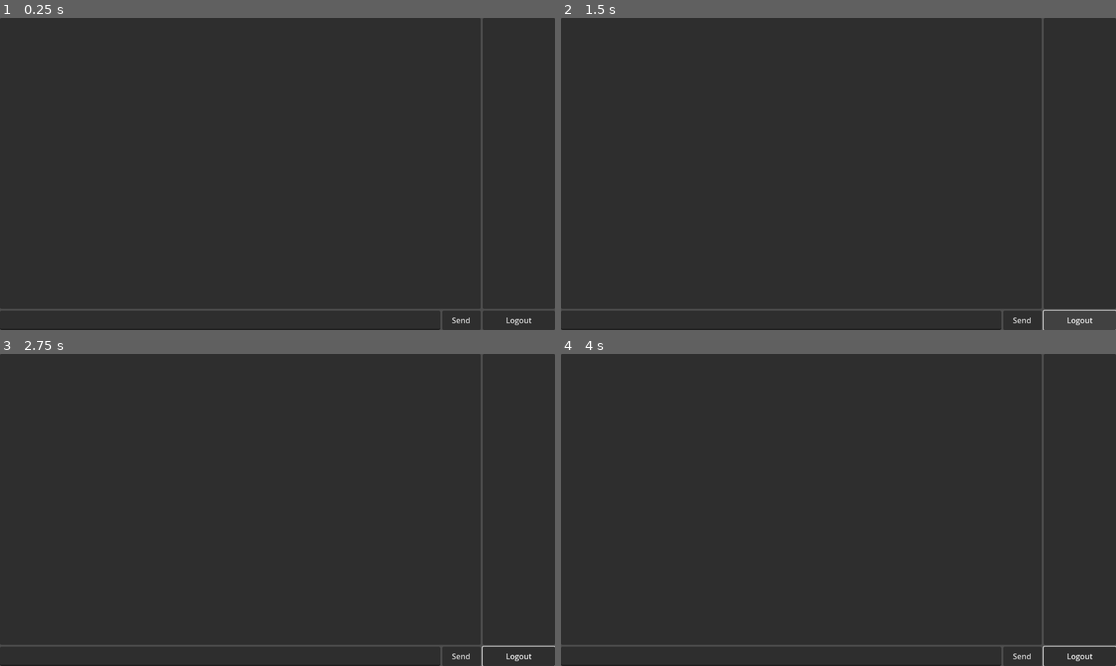
Above: before the commit, frames 1-4 (two rows, left to right).
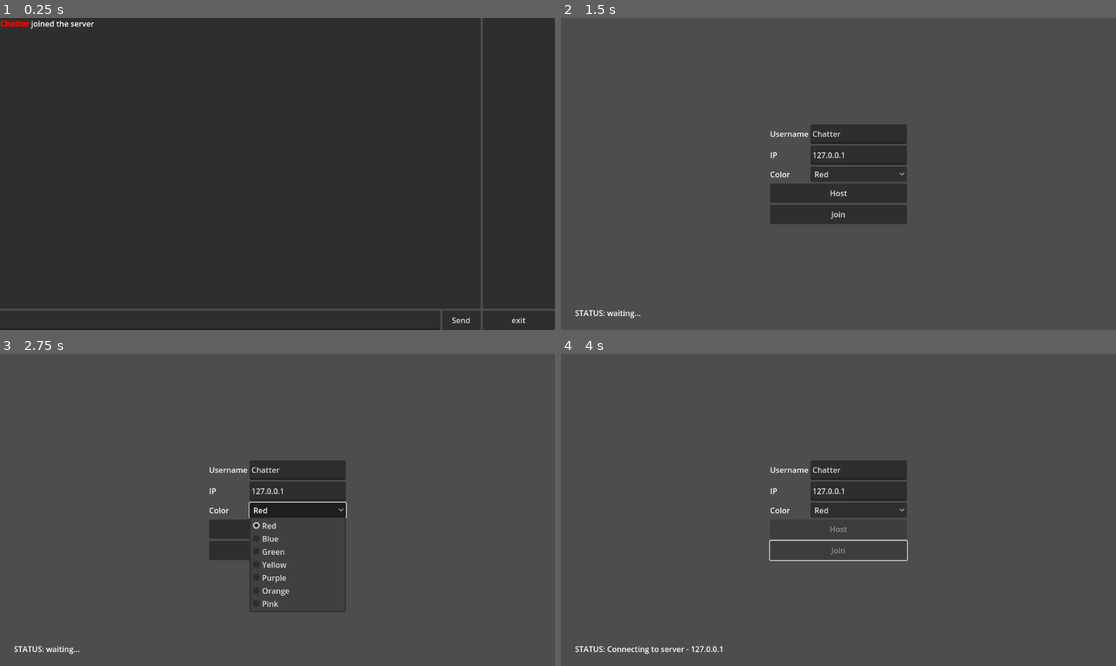
Above: after the commit, the same moments.

Repository: Tom3s/wildest-cards
Game: Godot game, scene res://Chatroom.tscn
Two runs of this game, one before a commit and one after it. Both use one fixed random seed, a clock stepped at 60 frames per second and the inputs below. The project has no main scene, so this scene is started directly.
Inputs (mouse positions are in pixels of both pictures, inside the frame that each line leads up to):
- Up to frame 1 (0.25 s): no input
- Up to frame 2 (1.5 s): click "Send" at 0.5 s; click (1077, 320) at 1.25 s, where only the run before the commit has a clickable "Logout"
- Up to frame 3 (2.75 s): click (299, 510) at 2 s, where only the run after the commit has a clickable "Red"
- Up to frame 4 (4 s): click (838, 528) at 2.75 s, where only the run after the commit has a clickable "Host"; click (838, 550) at 3.5 s, where only the run after the commit has a clickable "Join"

The runs differ from the first frame. In frame 1, 0.3% of the frame differs, in the area x 0-96%, y 0-99%; in frame 2, 92%; in frame 3, 90%; in frame 4, 93%, in the area x 0-100%, y 0-100%.

Commit message:
Simple chat room
This is the base of the game. It's gonna be online yee

Diff:
--- /dev/null
+++ b/Chatroom.gd
@@ -0,0 +1,59 @@
+extends Control
+class_name Chatroom
+
+
+@onready var chatHistory: RichTextLabel = %ChatHistory
+@onready var userList: ItemList = %UserList
+@onready var textMessage: LineEdit = %TextMessage
+@onready var sendButton: Button = %SendButton
+@onready var exitButton: Button = %ExitButton
+
+func _ready():
+	connectSignals()
+
+	if (get_tree().get_multiplayer().get_unique_id() == 1):
+		onNetwork_userListNeedsUpdate()
+
+	rpc("recordChatMessage", "[b][color=" + Network.userColor.to_lower() + "]" + Network.username + "[/color][/b] joined the server\n")
+
+func connectSignals():
+	sendButton.pressed.connect(onSendButton_pressed)
+	exitButton.pressed.connect(onExitButton_pressed)
+
+	textMessage.text_submitted.connect(onTextMessage_textSubmitted)
+
+	Network.userListNeedsUpdate.connect(onNetwork_userListNeedsUpdate)
+	get_tree().get_multiplayer().peer_disconnected.connect(onUserLeftServer)
+
+func onSendButton_pressed():
+	var rawMessage = textMessage.text
+	if (rawMessage != "" and rawMessage != "\n"):
+		rpc("recordChatMessage", getFormattedMessage())
+		# chatHistory.text += getFormattedMessage()
+	textMessage.text = ""
+
+@rpc("any_peer", "call_local", "unreliable")
+func recordChatMessage(message: String):
+	chatHistory.text += message
+	chatHistory.scroll_to_line(chatHistory.get_line_count())
+
+func getFormattedMessage():
+	return "[b][color=" + Network.userColor.to_lower() + "]" + Network.username + "[/color][/b]: " + textMessage.text + ("" if (textMessage.text.ends_with("\n")) else "\n")
+
+func onExitButton_pressed():
+	Network.closeConnection()
+
+func onTextMessage_textSubmitted(_newText: String):
+	onSendButton_pressed()
+
+func onNetwork_userListNeedsUpdate():
+	userList.clear()
+	for userId in Network.userList:
+		userList.add_item(Network.userList[userId])
+
+func onUserLeftServer(id: int):
+	print("[Chatroom.gd] User with id", id, "left the server")
+	# rpc("recordChatMessage", "[b][color=" + Network.userColor.to_lower() + "]" + Network.username + "[/color][/b] left the server\n")
+	recordChatMessage("[b][i][color=#cccccc]" + Network.userList[str(id)] + " left the server[/color][/i][/b]\n")
+	Network.userList.erase(str(id))
+	onNetwork_userListNeedsUpdate()
--- a/Chatroom.tscn
+++ b/Chatroom.tscn
@@ -1,11 +1,6 @@
-[gd_scene load_steps=3 format=3 uid="uid://dibjrhe4twjxm"]
+[gd_scene load_steps=2 format=3 uid="uid://dibjrhe4twjxm"]
 
-[sub_resource type="InputEventKey" id="InputEventKey_yd48w"]
-device = -1
-keycode = 4194309
-
-[sub_resource type="Shortcut" id="Shortcut_e1w4l"]
-events = [SubResource("InputEventKey_yd48w")]
+[ext_resource type="Script" path="res://Chatroom.gd" id="1_6465m"]
 
 [node name="Chatroom" type="Control"]
 layout_mode = 3
@@ -14,6 +9,7 @@
 anchor_bottom = 1.0
 grow_horizontal = 2
 grow_vertical = 2
+script = ExtResource("1_6465m")
 
 [node name="VBoxContainer" type="VBoxContainer" parent="."]
 layout_mode = 1
@@ -32,15 +28,18 @@
 layout_mode = 2
 size_flags_horizontal = 3
 
-[node name="RichTextLabel" type="RichTextLabel" parent="VBoxContainer/HBoxContainer/Panel"]
+[node name="ChatHistory" type="RichTextLabel" parent="VBoxContainer/HBoxContainer/Panel"]
+unique_name_in_owner = true
 layout_mode = 1
 anchors_preset = 15
 anchor_right = 1.0
 anchor_bottom = 1.0
 grow_horizontal = 2
 grow_vertical = 2
+bbcode_enabled = true
 
-[node name="ItemList" type="ItemList" parent="VBoxContainer/HBoxContainer"]
+[node name="UserList" type="ItemList" parent="VBoxContainer/HBoxContainer"]
+unique_name_in_owner = true
 custom_minimum_size = Vector2(150, 0)
 layout_mode = 2
 size_flags_horizontal = 8
@@ -50,19 +49,21 @@
 layout_mode = 2
 size_flags_vertical = 8
 
-[node name="LineEdit" type="LineEdit" parent="VBoxContainer/HBoxContainer2"]
+[node name="TextMessage" type="LineEdit" parent="VBoxContainer/HBoxContainer2"]
+unique_name_in_owner = true
 layout_mode = 2
 size_flags_horizontal = 3
 
 [node name="SendButton" type="Button" parent="VBoxContainer/HBoxContainer2"]
+unique_name_in_owner = true
 custom_minimum_size = Vector2(80, 0)
 layout_mode = 2
 size_flags_horizontal = 8
-shortcut = SubResource("Shortcut_e1w4l")
 text = "Send"
 
-[node name="LogoutButton" type="Button" parent="VBoxContainer/HBoxContainer2"]
+[node name="ExitButton" type="Button" parent="VBoxContainer/HBoxContainer2"]
+unique_name_in_owner = true
 custom_minimum_size = Vector2(150, 0)
 layout_mode = 2
 size_flags_horizontal = 8
-text = "Logout"
+text = "exit"
--- /dev/null
+++ b/Global/Network.gd
@@ -0,0 +1,60 @@
+extends Node
+
+const PORT = 8765
+const MAX_PLAYERS = 32
+
+signal userListNeedsUpdate()
+
+var username: String = "Chatter"
+var userColor: String = "Red"
+
+var userList: Dictionary = {}
+
+func _ready():
+	get_tree().get_multiplayer().connected_to_server.connect(onConnectedToServer)
+	get_tree().get_multiplayer().server_disconnected.connect(onServerDisconnected)
+
+func onConnectedToServer():
+	print("[Network.gd] Connected to server")
+	var id = get_tree().get_multiplayer().get_unique_id()
+	var clientData = [str(id), username]
+	rpc_id(1, "setUserData", clientData)
+	changeToChatroom()
+
+@rpc("any_peer", "call_local", "unreliable")
+func setUserData(data):
+	userList[str(data[0])] = data[1]
+	userListNeedsUpdate.emit()
+	rpc("updateUserList", userList)
+
+@rpc("any_peer", "call_local", "unreliable")
+func updateUserList(updatedUserList):
+	userList = updatedUserList
+	userListNeedsUpdate.emit()
+
+func onServerDisconnected():
+	print("[Network.gd] Server closed connection")
+	OS.alert("Server closed connection", "Error")
+	changeToOnlineMenu()
+
+func hostServer():
+	var server := ENetMultiplayerPeer.new()
+	server.create_server(PORT, MAX_PLAYERS)
+
+	get_tree().get_multiplayer().multiplayer_peer = server
+
+	# to close:
+	# .multiplayer_peer = null
+
+	changeToChatroom()
+
+func changeToChatroom():
+	get_tree().change_scene_to_file("res://Chatroom.tscn")
+
+func closeConnection():
+	get_tree().get_multiplayer().multiplayer_peer = null
+	userList.clear()
+	changeToOnlineMenu()
+
+func changeToOnlineMenu():
+	get_tree().change_scene_to_file("res://OnlineMenu.tscn")
--- /dev/null
+++ b/OnlineMenu.gd
@@ -0,0 +1,69 @@
+extends Control
+class_name OnlineMenu
+
+@onready var username: LineEdit = %Username
+@onready var ipAddress: LineEdit = %IpAddress
+@onready var colorOptions: OptionButton = %ColorOptions
+@onready var joinButton: Button = %JoinButton
+@onready var hostButton: Button = %HostButton
+@onready var statusLabel: Label = %StatusLabel
+
+func _ready():
+	prepareColorOptions()
+	connectSignals()
+
+func prepareColorOptions():
+	colorOptions.clear()
+	colorOptions.add_item("Red")
+	colorOptions.add_item("Blue")
+	colorOptions.add_item("Green")
+	colorOptions.add_item("Yellow")
+	colorOptions.add_item("Purple")
+	colorOptions.add_item("Orange")
+	colorOptions.add_item("Pink")
+
+	colorOptions.select(0)
+	onColorOptions_itemSelected(0)
+
+func connectSignals():
+	colorOptions.item_selected.connect(onColorOptions_itemSelected)
+	joinButton.pressed.connect(onJoinButton_pressed)
+	hostButton.pressed.connect(onHostButton_pressed)
+
+	get_tree().get_multiplayer().connection_failed.connect(onConnectionFailed)
+
+func onColorOptions_itemSelected(_index: int):
+	Network.userColor = colorOptions.text
+
+func onJoinButton_pressed():
+	var client := ENetMultiplayerPeer.new()
+	client.create_client(ipAddress.text, Network.PORT)
+	# TODO: this sets global client
+	# I could get local client, and so hosting and connecting would be decoupled
+	# I could get hosting and connecting on the same screen
+	# this would unify the code, and not make duplicate code at server and client
+	# see: https://docs.godotengine.org/en/stable/tutorials/networking/high_level_multiplayer.html#initializing-the-network
+	get_tree().get_multiplayer().multiplayer_peer = client
+
+	joinButton.disabled = true
+	hostButton.disabled = true
+
+	statusLabel.text = "STATUS: Connecting to server - " + ipAddress.text
+	Network.username = username.text
+
+
+
+func onHostButton_pressed():
+	Network.hostServer()
+	statusLabel.text = "STATUS: Hosting server"
+	Network.username = username.text
+
+	var id = get_tree().get_multiplayer().get_unique_id()
+	Network.userList[str(id)] = Network.username
+
+func onConnectionFailed():
+	print("[OnlineMenu.gd] Connection failed")
+	statusLabel.text = "STATUS: Connection failed"
+
+	joinButton.disabled = false
+	hostButton.disabled = false
--- a/OnlineMenu.tscn
+++ b/OnlineMenu.tscn
@@ -1,4 +1,6 @@
-[gd_scene format=3 uid="uid://tpyd8okhrh77"]
+[gd_scene load_steps=2 format=3 uid="uid://tpyd8okhrh77"]
+
+[ext_resource type="Script" path="res://OnlineMenu.gd" id="1_ttbc7"]
 
 [node name="OnlineMenu" type="Control"]
 layout_mode = 3
@@ -7,6 +9,7 @@
 anchor_bottom = 1.0
 grow_horizontal = 2
 grow_vertical = 2
+script = ExtResource("1_ttbc7")
 
 [node name="VBoxContainer" type="VBoxContainer" parent="."]
 layout_mode = 1
@@ -27,6 +30,7 @@
 text = "Username"
 
 [node name="Username" type="LineEdit" parent="VBoxContainer/HBoxContainer"]
+unique_name_in_owner = true
 custom_minimum_size = Vector2(200, 40)
 layout_mode = 2
 text = "Chatter"
@@ -41,6 +45,7 @@
 text = "IP"
 
 [node name="IpAddress" type="LineEdit" parent="VBoxContainer/HBoxContainer2"]
+unique_name_in_owner = true
 custom_minimum_size = Vector2(200, 40)
 layout_mode = 2
 text = "127.0.0.1"
@@ -55,7 +60,8 @@
 text = "Color
 "
 
-[node name="Color" type="OptionButton" parent="VBoxContainer/HBoxContainer3"]
+[node name="ColorOptions" type="OptionButton" parent="VBoxContainer/HBoxContainer3"]
+unique_name_in_owner = true
 custom_minimum_size = Vector2(200, 0)
 layout_mode = 2
 item_count = 1
@@ -63,16 +69,19 @@
 popup/item_0/id = 0
 
 [node name="HostButton" type="Button" parent="VBoxContainer"]
+unique_name_in_owner = true
 custom_minimum_size = Vector2(0, 40)
 layout_mode = 2
 text = "Host"
 
 [node name="JoinButton" type="Button" parent="VBoxContainer"]
+unique_name_in_owner = true
 custom_minimum_size = Vector2(0, 40)
 layout_mode = 2
 text = "Join"
 
-[node name="Label" type="Label" parent="."]
+[node name="StatusLabel" type="Label" parent="."]
+unique_name_in_owner = true
 layout_mode = 1
 anchors_preset = 2
 anchor_top = 1.0
--- a/project.godot
+++ b/project.godot
@@ -14,6 +14,10 @@
 config/features=PackedStringArray("4.0", "Mobile")
 config/icon="res://icon.svg"
 
+[autoload]
+
+Network="*res://Global/Network.gd"
+
 [rendering]
 
 renderer/rendering_method="mobile"
